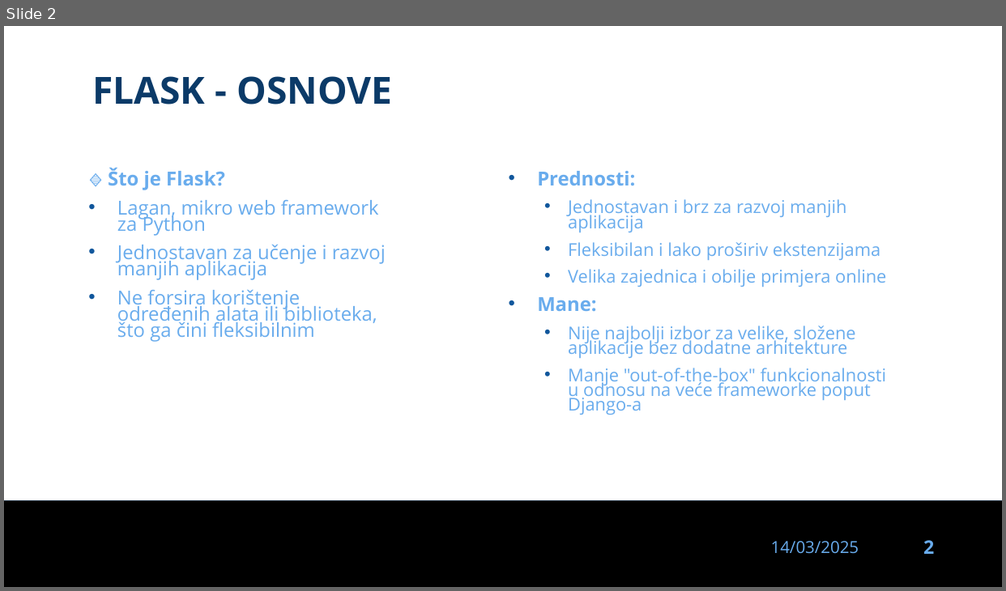
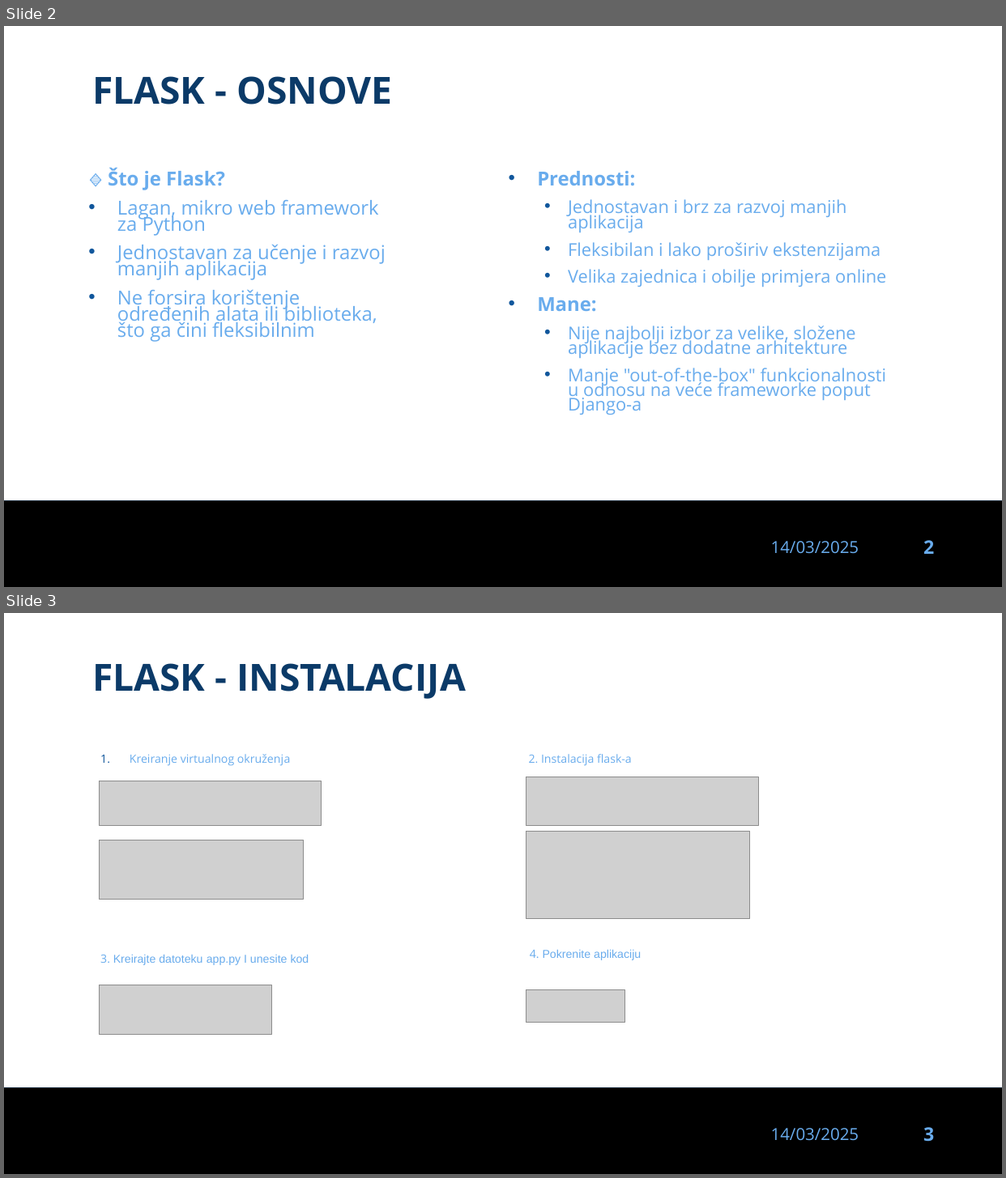
Before and after one commit to dinoDuvnjak/CTK, a slide deck: Bootcamp/flask/flask.pptx. Shown one above the other, each under a label of ours: slide 2 before the commit, slides 2 and 3 after it. The pictures are 1006x591 and 1006x1178 pixels, drawn with LibreOffice and Linux fonts; fonts in the diff are those of the drawing; grey boxes stand for pictures; background and template pictures are left out. Boxes give left, top, right and bottom in pixels: in the first picture for what was removed or moved away, otherwise in the second. Text is boxed around its words. In the diff, an @@ line names an element or a change of style, - is before the commit and + after.

Commit message:
flask wip

```diff
--- a/Bootcamp/flask/flask.pptx
+++ b/Bootcamp/flask/flask.pptx
@@ slide 3 added at (4, 613, 1002, 1174), background #FFFFFF; not listed: 3 template elements that a slide beside it also shows @@
@@ text added at (92, 663, 465, 699), 36 pt, text #0B3A68, bold @@
+FLASK - INSTALACIJA
@@ text added at (130, 754, 290, 766), 11 pt, text #69ACED @@
+1. Kreiranje virtualnog okruženja
@@ text added at (529, 754, 632, 766), 11 pt, text #69ACED @@
+2. Instalacija flask-a
@@ picture added at (99, 781, 322, 825) @@
@@ picture added at (526, 777, 758, 825) @@
@@ picture added at (99, 840, 304, 899) @@
@@ picture added at (526, 832, 750, 919) @@
@@ text added at (530, 950, 641, 960), 11 pt, text #69ACED @@
+4. Pokrenite aplikaciju
@@ text added at (100, 955, 309, 965), 11 pt, text #69ACED @@
+3. Kreirajte datoteku app.py I unesite kod
@@ picture added at (99, 986, 272, 1035) @@
@@ picture added at (526, 990, 624, 1023) @@
```
Also in this commit, not shown: 6 other slides added, 4 other files.
